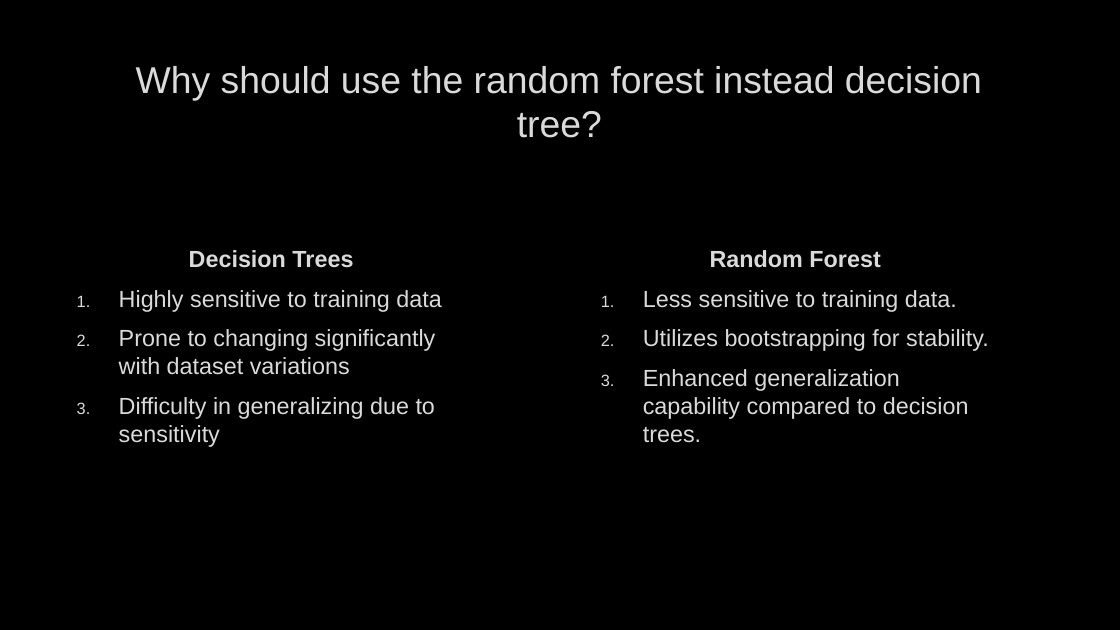
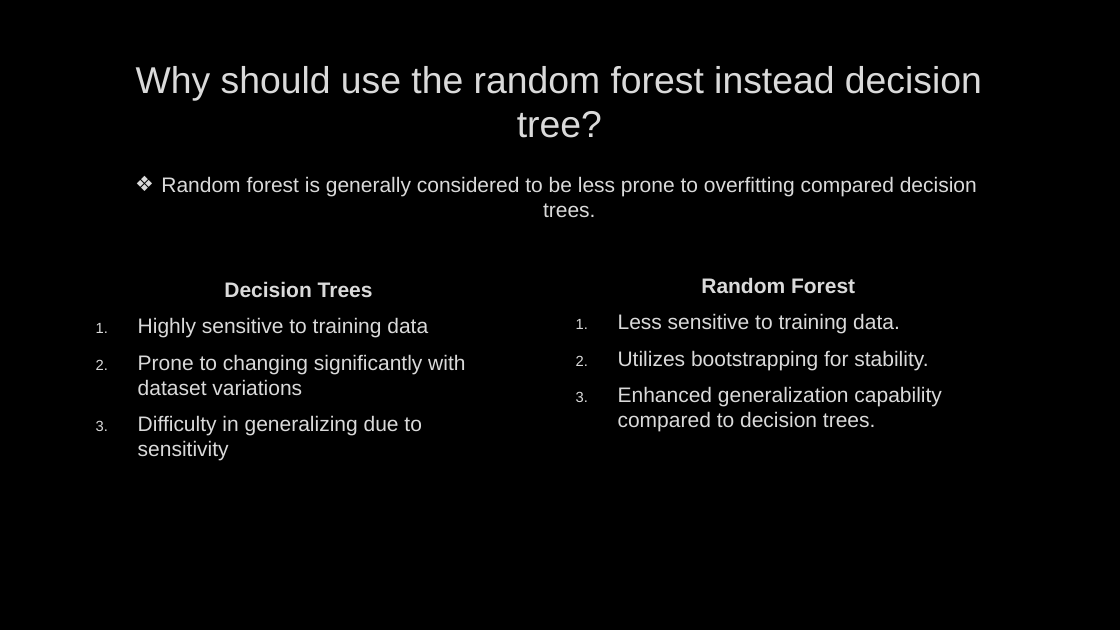
Before and after one commit to farshadmrd/random_forest, a slide deck: slide 4 of random_forest.pptx. Drawn at 1120x630 pixels with LibreOffice and Linux fonts; fonts in the diff are those of the drawing; background and template pictures are left out. Boxes give left, top, right and bottom in pixels: in the first picture for what was removed or moved away, otherwise in the second. Text is boxed around its words. In the diff, an @@ line names an element or a change of style, - is before the commit and + after.

```diff
--- a/random_forest.pptx
+++ b/random_forest.pptx
@@ text added at box(161, 176, 977, 217), 18 pt, text #DADADA @@
+❖ Random forest is generally considered to be less prone to overfitting compared decision trees.
@@ text "Random Forest": place and size @@
-text "Random Forest" at box(643, 250, 989, 443)
+text "Random Forest" at box(618, 277, 942, 432)
@@ text "Random Forest" at box(618, 277, 942, 432): size 20 to 18 pt @@
@@ text "Decision Trees" at box(138, 281, 465, 461): size 20 to 18 pt @@
@@ text "Decision Trees": place and size @@
-text "Decision Trees" at box(119, 250, 441, 447)
+text "Decision Trees" at box(138, 281, 465, 461)
```
Also in this commit, not shown: 1 other slide changed.
